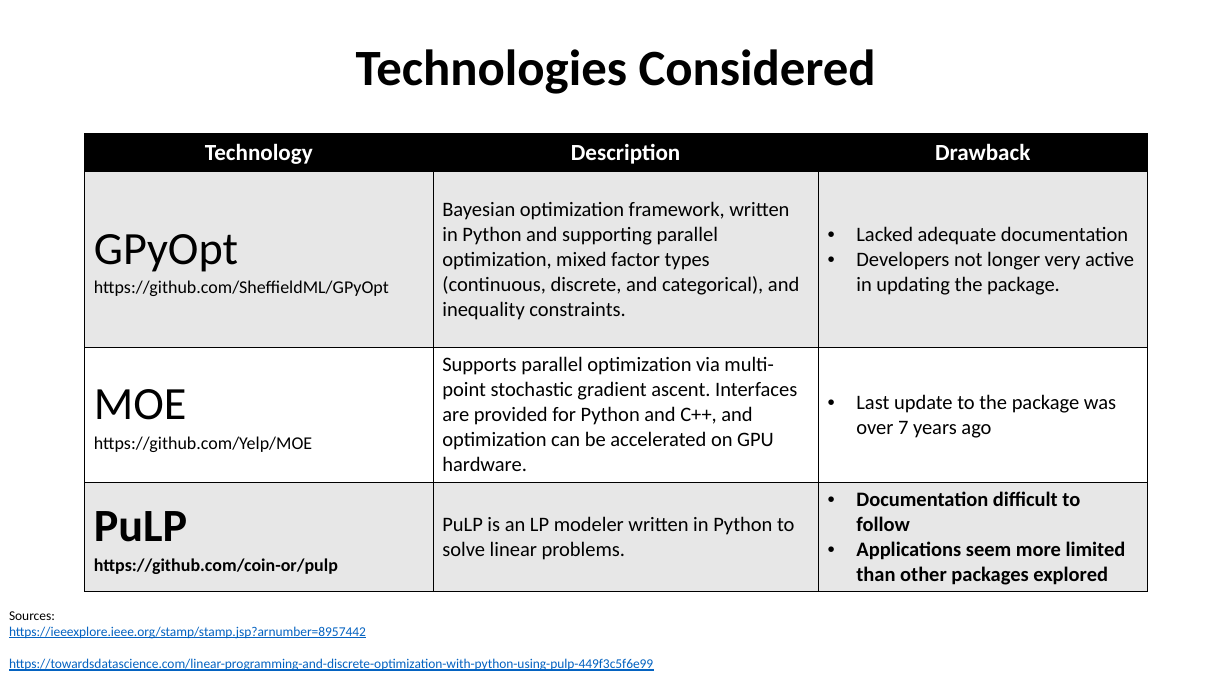
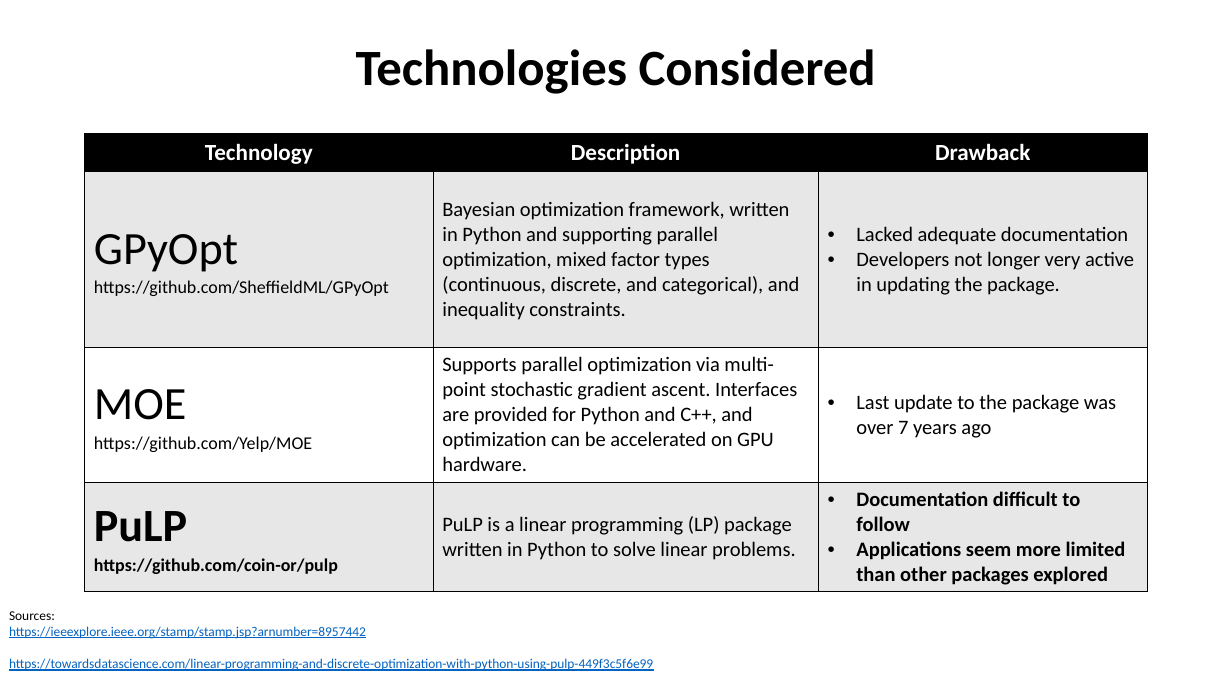
Before and after one commit to Optimistic-Optimizers/Black-Box-Optimization, a slide deck: slide 3 of Exploring Various Optimizers (1).pptx. Drawn at 1232x693 pixels with LibreOffice and Linux fonts; fonts in the diff are those of the drawing. Boxes give left, top, right and bottom in pixels: in the first picture for what was removed or moved away, otherwise in the second. Text is boxed around its words. In the diff, an @@ line names an element or a change of style, - is before the commit and + after.

```diff
--- a/Exploring Various Optimizers (1).pptx
+++ b/Exploring Various Optimizers (1).pptx
@@ table at (x1=85, y1=134, x2=1148, y2=589) @@
-row 4, column 2: PuLP is an LP modeler written in Python to solve linear problems.
+row 4, column 2: PuLP is a linear programming (LP) package written in Python to solve linear problems.
```
Also in this commit, not shown: 4 other slides changed.
